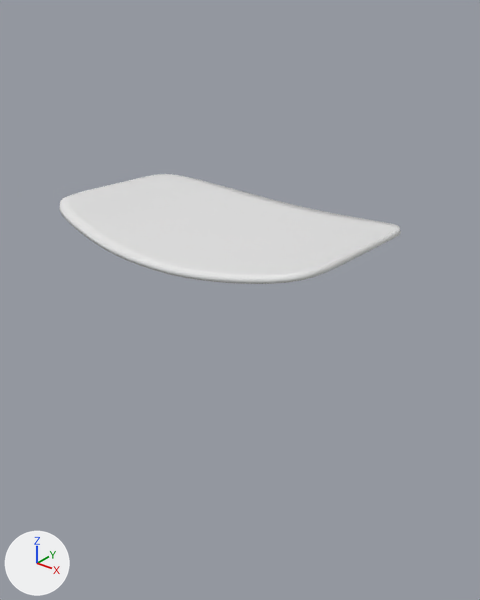
A saved change to the Blender file Chair.blend.
Both versions are drawn from a 50 mm lens placed at (3.31, -4.28, 4.12), pointed at (0.05, -0.21, 1.6). Every picture has the same lights, and +X, +Y and +Z are marked at lower left.

Objects in the first picture: 'Seat'.
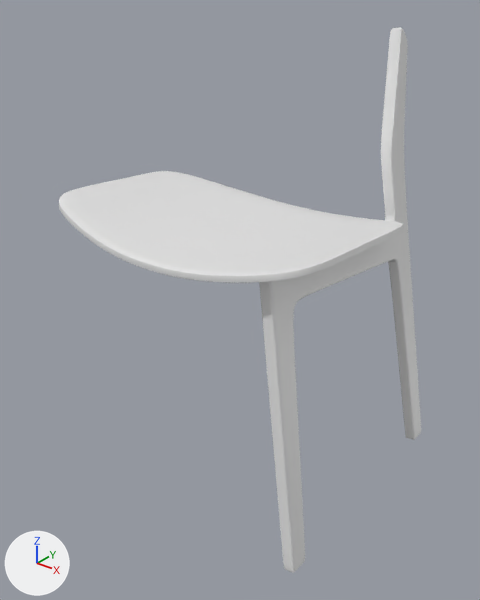
Changed parts and their boxes (x1, y1, x2, y2) in the pictures (480 x 600 px):
'Seat', moved, rescaled: before (60, 174, 401, 284); after (59, 171, 404, 283)
'Side Leg', shown: after (259, 27, 421, 573)

The change, as a diff of the scene's bpy script:
```diff
--- a/Chair.blend.py
+++ b/Chair.blend.py
@@ ob_side_leg @@
 _m = ob_side_leg.modifiers.new('Subdivision', 'SUBSURF')
 _m.render_levels = 3
-ob_side_leg.hide_set(True)
@@ ob_seat @@
 ob_seat = bpy.data.objects.new('Seat', me_plane)
-ob_seat.location = (0.0, -0.25, 2.464)
-ob_seat.scale = (1.3, 1.03, 1.3)
+ob_seat.location = (0.0, -0.226, 2.502)
+ob_seat.scale = (1.3, 1.06, 1.61)
 _m = ob_seat.modifiers.new('Mirror', 'MIRROR')
```
